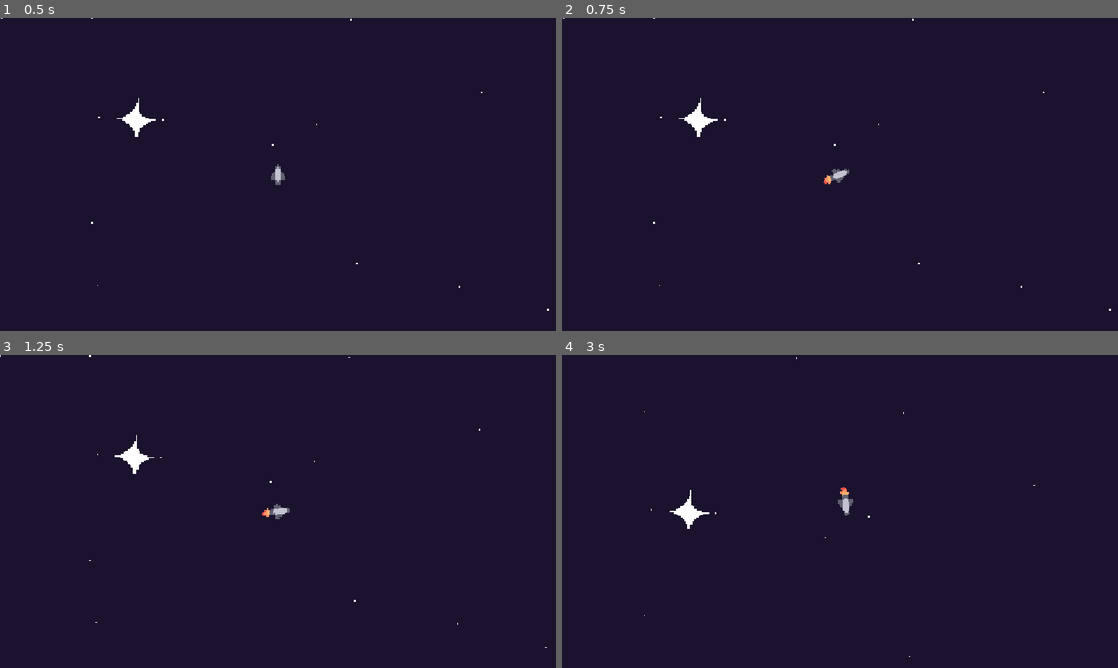
Above: before the commit, frames 1-4 (two rows, left to right).
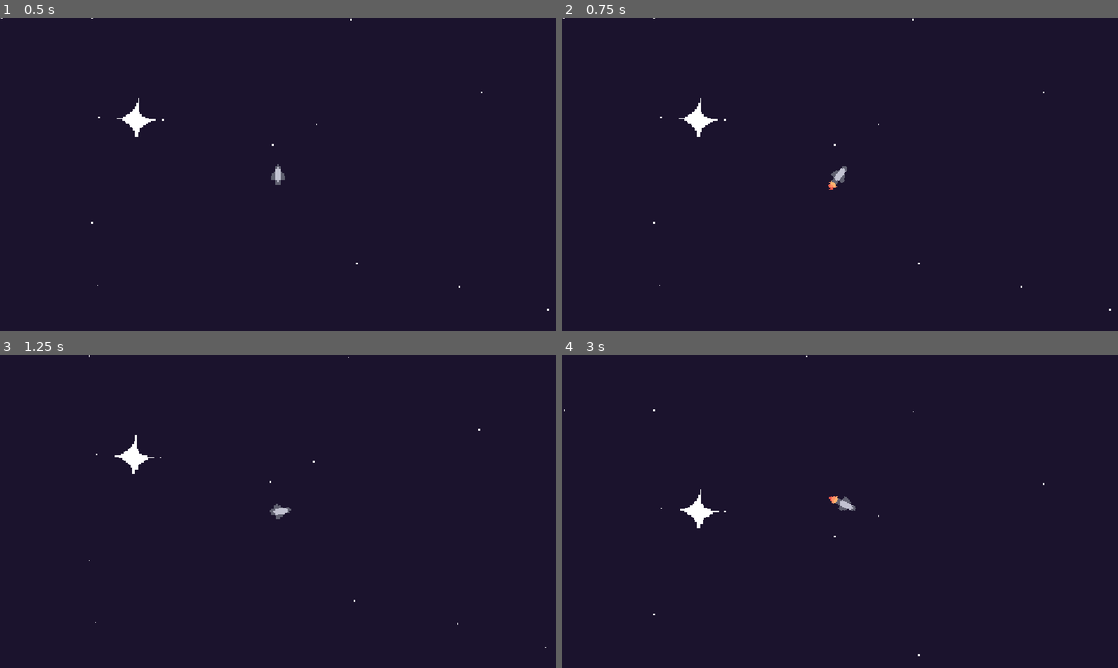
Above: after the commit, the same moments.

Repository: RedNinja17/8bitgamejam2026
Game: Godot game, scene res://scenes/game.tscn
Same seed, same stepped clock (60 frames per second), same inputs: the game is played once before the commit and once after it.
Inputs (mouse positions are in pixels of both pictures, inside the frame that each line leads up to):
- Up to frame 1 (0.5 s): no input
- Up to frame 2 (0.75 s): tap Enter at 0.5 s; move the mouse to (962, 158) at 0.52 s; click (962, 158) at 0.67 s
- Up to frame 3 (1.25 s): no input
- Up to frame 4 (3 s): move the mouse to (728, 527) at 1.27 s; click (728, 527) at 1.42 s; move the mouse to (895, 442) at 2.02 s; click (895, 442) at 2.17 s; move the mouse to (812, 574) at 2.77 s; click (812, 574) at 2.92 s

Frame 1 is identical in both runs. In frame 2, 0.1% of the frame differs, in the area x 47-52%, y 47-55%; in frame 3, less than 0.1%; in frame 4, 0.5%, in the area x 0-87%, y 0-97%.

Commit message:
made decel smoother and made fuel functionality

Diff:
--- a/space-game/scenes/player.tscn
+++ b/space-game/scenes/player.tscn
@@ -76,6 +76,7 @@
 sprite_frames = SubResource("SpriteFrames_rvrwu")
 animation = &"moving"
 autoplay = "idle"
+frame_progress = 0.15415597
 
 [node name="CollisionShape2D" type="CollisionShape2D" parent="." unique_id=1186358219]
 position = Vector2(0, -1)
--- a/space-game/scripts/player.gd
+++ b/space-game/scripts/player.gd
@@ -1,45 +1,47 @@
 extends CharacterBody2D
-const MAX_SPEED = 400.0
-const ACEL_DUR = 3.0 #s
+const MAX_SPEED = 125.0
+const ACEL_DUR = 1.5  # s
 const DECEL_RATE = 300.0
-var accel_time = 0;
-const TURN_SPEED = 20.0
-var speed = 0.0
-var target = Vector2.ZERO
+const DECEL_EASE = 0.25
+const TURN_SPEED = 8.0
+var accel_time: float = 0.0
+var speed: float = 0.0
+var target: Vector2 = Vector2.ZERO
+
+@onready var sprite: AnimatedSprite2D = $AnimatedSprite2D
 
 func _ready() -> void:
 	target = global_position
 
-#func _input(event: InputEvent) -> void:
-
-
 func _physics_process(delta: float) -> void:
-
-	if Input.is_mouse_button_pressed(MOUSE_BUTTON_LEFT):
+	var holding := Input.is_mouse_button_pressed(MOUSE_BUTTON_LEFT)
+	if holding:
 		target = get_global_mouse_position()
 
-	var dist = global_position.distance_to(target)
+	var dist := global_position.distance_to(target)
 
 	if dist > 3.0:
-		var direction = global_position.direction_to(target)
-		var braking_dist = (speed * speed)/ (2 * DECEL_RATE)
+		var direction := global_position.direction_to(target)
+		var braking_dist := (speed * speed) / (2.0 * DECEL_RATE)
 
 		if dist > braking_dist:
 			accel_time = min(accel_time + delta, ACEL_DUR)
-			var t = accel_time / ACEL_DUR
+			var t := accel_time / ACEL_DUR
 			speed = MAX_SPEED * (t * t)
 		else:
-			speed = max(speed - DECEL_RATE * delta, 0.0)
+			var decel := DECEL_RATE * (DECEL_EASE + (1.0 - DECEL_EASE) * (speed / MAX_SPEED))
+			speed = max(speed - decel * delta, 0.0)
 			accel_time = sqrt(speed / MAX_SPEED) * ACEL_DUR
 
-		var step = min(speed * delta, dist)
-
+		var step: float = min(speed * delta, dist)
 		velocity = direction * (step / delta)
-		rotation = lerp_angle(rotation, velocity.angle() + PI/2, TURN_SPEED * delta)
-		$AnimatedSprite2D.play("moving")
+		rotation = lerp_angle(rotation, velocity.angle() + PI / 2, TURN_SPEED * delta)
 		move_and_slide()
 	else:
 		velocity = Vector2.ZERO
-		$AnimatedSprite2D.play("idle")
 		speed = 0.0
 		accel_time = 0.0
+
+	var anim := "moving" if holding else "idle"
+	if sprite.animation != anim or not sprite.is_playing():
+		sprite.play(anim)
--- /dev/null
+++ b/space-game/scripts/systems/fuel_tank.gd
@@ -0,0 +1,52 @@
+class_name FuelTank
+extends RefCounted
+
+signal fuel_low
+signal fuel_empty
+
+var current: float
+var max_fuel: float
+var low_threshold: float = 0.2
+
+var burn_rate: float = 0.01
+
+var _was_low := false
+
+func _init(capacity: float = 100.0) -> void:
+	max_fuel = capacity
+	current = capacity
+
+func consume(amount: float) -> float:
+	var spent: float = min(amount, current)
+	current -= spent
+
+	if current <= 0.0:
+		current = 0.0
+		fuel_empty.emit()
+	elif not _was_low and fraction() <= low_threshold:
+		_was_low = true
+		fuel_low.emit()
+
+	return spent
+
+const COST_PER_UNIT := 0.5
+
+func refuel_cost() -> float:
+	return (max_fuel - current) * COST_PER_UNIT
+
+func refuel_full() -> void:
+	current = max_fuel
+	_was_low = false
+
+const FUEL_PER_KG := 0.8
+
+func burn_cargo(item_weight: float) -> void:
+	current = min(max_fuel, current + item_weight * FUEL_PER_KG)
+	if current > 0.0:
+		_was_low = fraction() <= low_threshold
+
+func fraction() -> float:
+	return current / max_fuel
+
+func is_empty() -> bool:
+	return current <= 0.0
Not shown, added: space-game/assets/sounds/coin.wav.import
Not shown, added: space-game/scripts/systems/fuel_tank.gd.uid
Not shown, added: space-game/assets/sounds/coin.wav
